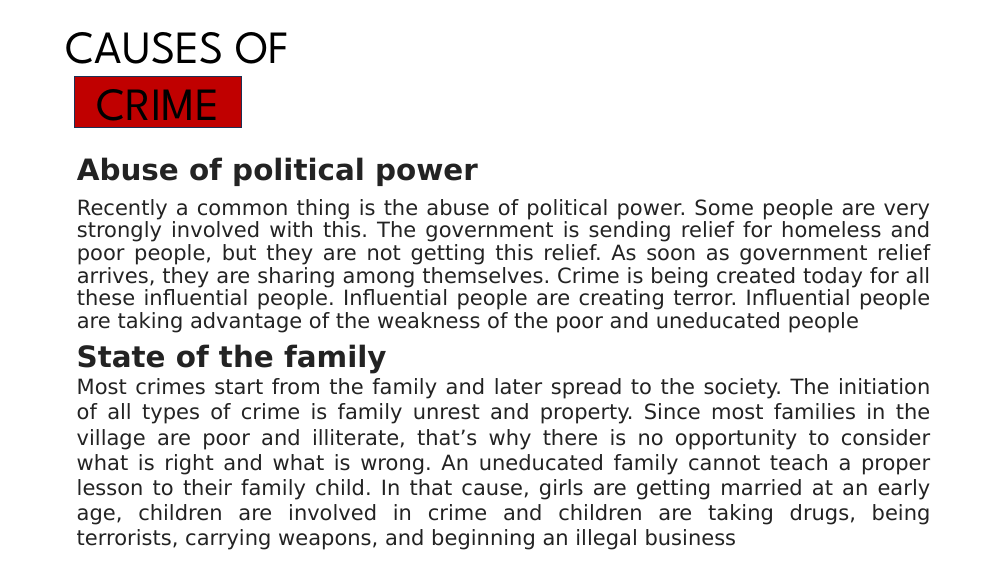
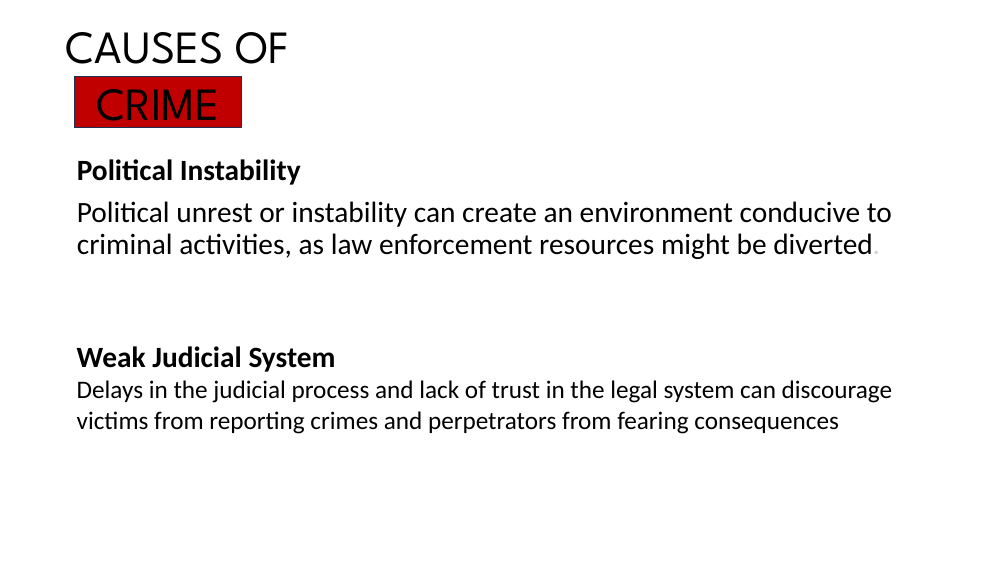
Before and after one commit to Tishat2247019/SUMMER-22-23, a slide deck: slide 13 of BGS/FINAL PRESENTATION/CRIME IN DHAKA CITY.pptx. Drawn at 1008x567 pixels with LibreOffice and Linux fonts; fonts in the diff are those of the drawing. Boxes give left, top, right and bottom in pixels: in the first picture for what was removed or moved away, otherwise in the second. Text is boxed around its words. In the diff, an @@ line names an element or a change of style, - is before the commit and + after.

Commit message:
changed causes of crime

```diff
--- a/BGS/FINAL PRESENTATION/CRIME IN DHAKA CITY.pptx
+++ b/BGS/FINAL PRESENTATION/CRIME IN DHAKA CITY.pptx
@@ text at [77,159,892,259]: text changed; size 20 to 28 pt; font DejaVu Sans to Calibri; text colour #232323 to #000000 @@
-Abuse of political power
-Recently a common thing is the abuse of political power. Some people are very strongly involved with this. The government is sending relief for homeless and poor people, but they are not getting this relief. As soon as government relief arrives, they are sharing among themselves. Crime is being created today for all these influential people. Influential people are creating terror. Influential people are taking advantage of the weakness of the poor and uneducated people
+Political Instability
+Political unrest or instability can create an environment conducive to criminal activities, as law enforcement resources might be diverted.
@@ text at [77,346,892,434]: text changed; size 20 to 24 pt; font DejaVu Sans to Calibri; text colour #232323 to #000000 @@
-State of the family
-Most crimes start from the family and later spread to the society. The initiation of all types of crime is family unrest and property. Since most families in the village are poor and illiterate, that’s why there is no opportunity to consider what is right and what is wrong. An uneducated family cannot teach a proper lesson to their family child. In that cause, girls are getting married at an early age, children are involved in crime and children are taking drugs, being terrorists, carrying weapons, and beginning an illegal business
+Weak Judicial System
+Delays in the judicial process and lack of trust in the legal system can discourage victims from reporting crimes and perpetrators from fearing consequences
```
Also in this commit, not shown: 1 other slide changed, 1 other file.
